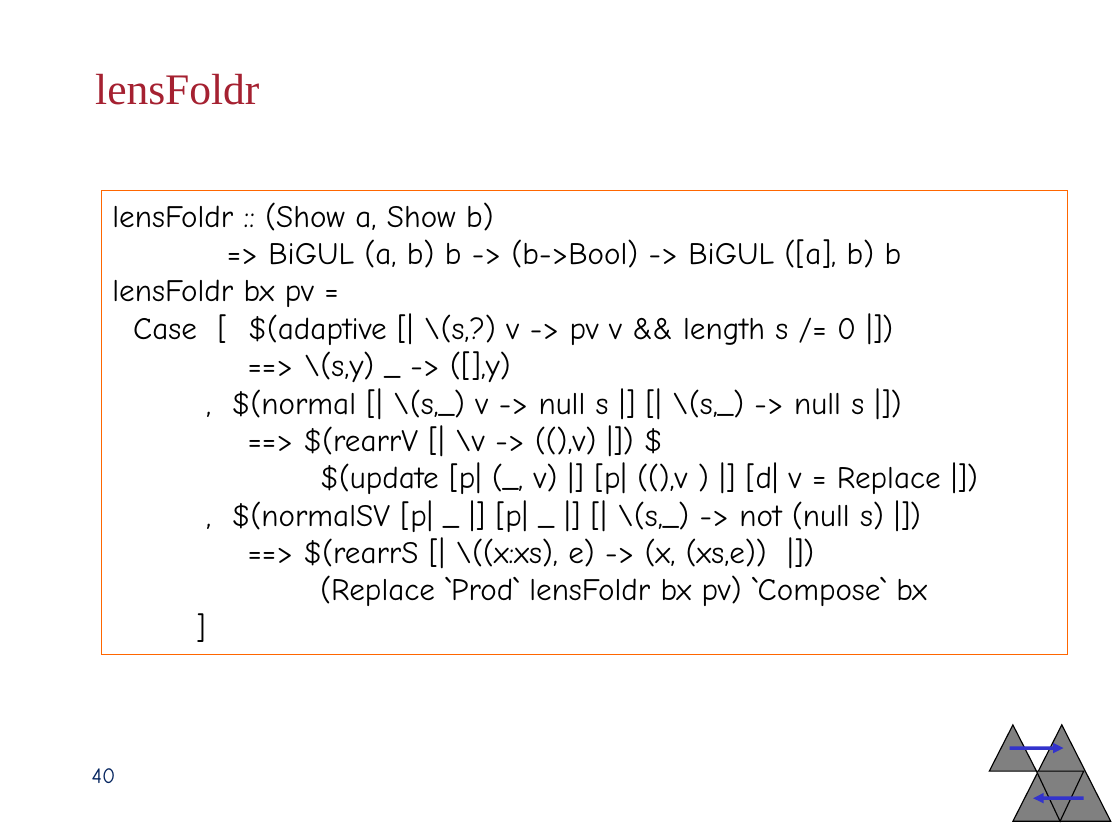
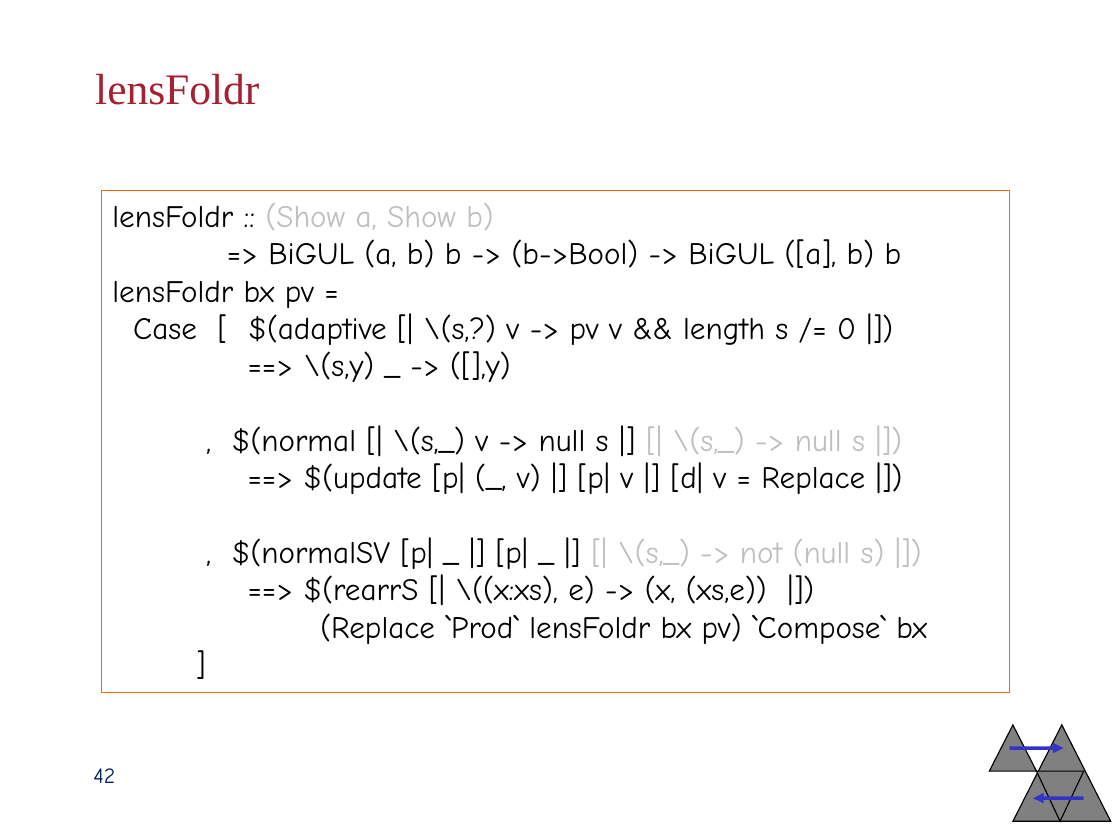
Before and after one commit to blank71/bigul-nix-flake, a slide deck: slide 42 of SummerSchool16/slides/hu.pptx (slide 40 before the commit). Drawn at 1120x840 pixels with LibreOffice and Linux fonts; fonts in the diff are those of the drawing; background and template pictures are left out. Boxes give left, top, right and bottom in pixels: in the first picture for what was removed or moved away, otherwise in the second. Text is boxed around its words. In the diff, an @@ line names an element or a change of style, - is before the commit and + after.

```diff
--- a/SummerSchool16/slides/hu.pptx
+++ b/SummerSchool16/slides/hu.pptx
@@ rectangle "lensFoldr :: (Show a, Show ...": place and size @@
-rectangle "lensFoldr :: (Show a, Show ..." at <box>102,190,1067,654</box>
+rectangle "lensFoldr :: (Show a, Show ..." at <box>102,190,1009,692</box>
@@ text in rectangle at <box>112,203,885,569</box>: text colour #000000 to #BFBFBF in "(Show a, Show b)", "[| \(s,_) -> null s |])", "[| \(s,_) -> not (null s) |])" @@
@@ text in rectangle at <box>304,462,865,494</box>: text changed @@
-==> $(rearrV [| \v -> ((),v) |]) $
-$(update [p| (_, v) |] [p| ((),v ) |] [d| v = Replace |])
+==> $(update [p| (_, v) |] [p| v |] [d| v = Replace |])
@@ page number at <box>93,768,115,783</box>: text changed @@
-40
+42
```
Also in this commit, not shown: 2 other slides changed, 5 slides added, 1 other file.
